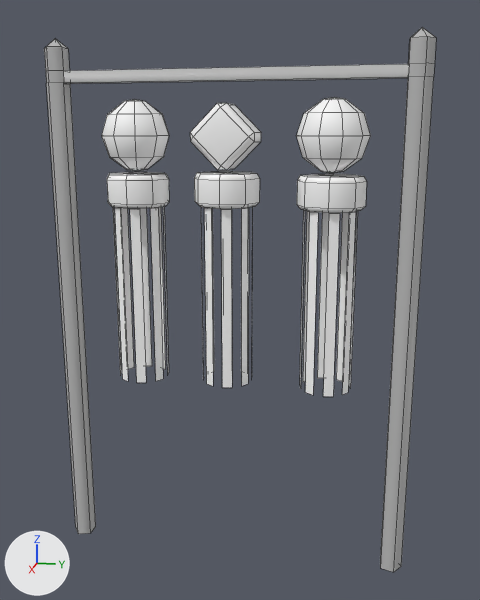
The FBX model ProjectFiles/Cultural Infusion/Assets/Meshes/Final/SL_Pole2.fbx, before and after one commit.
Before and after are seen from a camera (50 mm lens) standing at (7.9, 1.71, 5.51) and looking at (-0.06, 0.12, 3.52). The lights are fixed; the arrows at lower left show +X, +Y and +Z. Mesh edges are drawn as thin lines. Where no turn or scale is listed for an object, it has been applied to the vertices.

In view in the first picture: 'SL_Pole_2'.
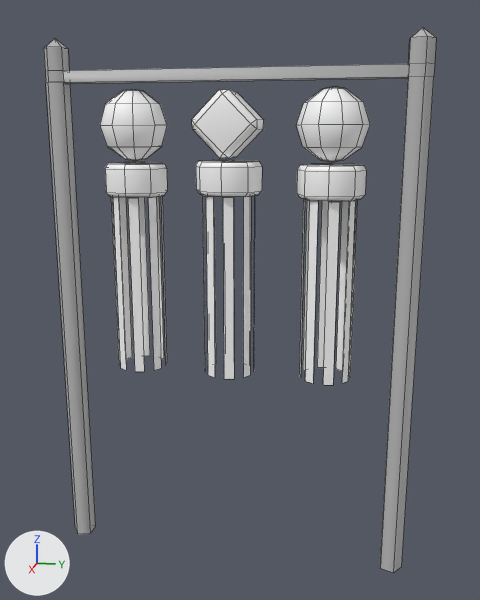
Pixel boxes (x1, y1, x2, y2) of what changed, in the pictures (480 x 600 px; the box of a moved part takes in the faces that stretch with it):
'SL_Pole_2', reshaped, moved: before (44, 27, 436, 572); after (44, 27, 436, 573)
part 1 of me_mesh, moved or reshaped: before (44, 27, 436, 572); after (44, 27, 436, 573)
part 2 of me_mesh, moved or reshaped: before (163, 206, 169, 373); after (161, 196, 167, 363)
part 3 of me_mesh, moved or reshaped: before (156, 207, 166, 370); after (156, 196, 164, 359)
part 4 of me_mesh, moved or reshaped: before (138, 208, 152, 366); after (138, 197, 150, 356)
part 5 of me_mesh, moved or reshaped: before (121, 208, 134, 369); after (118, 197, 132, 359)
part 6 of me_mesh, moved or reshaped: before (113, 207, 122, 376); after (111, 197, 120, 364)
part 7 of me_mesh, moved or reshaped: before (115, 208, 128, 381); after (113, 197, 126, 370)
part 8 of me_mesh, moved or reshaped: before (150, 208, 163, 381); after (148, 197, 161, 370)
part 9 of me_mesh, moved or reshaped: before (130, 209, 146, 383); after (128, 198, 144, 372)
part 10 of me_mesh, moved or reshaped: before (107, 172, 169, 209); after (105, 162, 167, 198)
part 11 of me_mesh, moved or reshaped: before (102, 100, 169, 171); after (100, 89, 167, 161)
part 12 of me_mesh, moved or reshaped: before (252, 207, 253, 237); after (254, 220, 255, 275)
part 13 of me_mesh, moved or reshaped: before (241, 208, 242, 372); after (243, 196, 249, 364)
part 14 of me_mesh, moved or reshaped: before (211, 208, 214, 372); after (208, 196, 216, 364)
part 15 of me_mesh, moved or reshaped: before (204, 208, 213, 386); after (206, 196, 215, 378)
part 16 of me_mesh, moved or reshaped: before (242, 208, 249, 386); after (244, 196, 251, 377)
part 17 of me_mesh, moved or reshaped: before (221, 209, 232, 388); after (223, 197, 234, 379)
part 18 of me_mesh, moved or reshaped: before (194, 171, 260, 209); after (196, 160, 262, 197)
part 19 of me_mesh, moved or reshaped: before (190, 103, 261, 170); after (192, 89, 264, 158)
part 20 of me_mesh, moved or reshaped: before (201, 222, 204, 378); after (202, 195, 205, 355)
part 21 of me_mesh, moved or reshaped: before (349, 211, 358, 389); after (349, 200, 358, 376)
part 22 of me_mesh, moved or reshaped: before (336, 212, 350, 382); after (336, 201, 349, 371)
part 23 of me_mesh, moved or reshaped: before (317, 212, 329, 378); after (317, 201, 332, 368)
part 24 of me_mesh, moved or reshaped: before (303, 211, 310, 382); after (303, 200, 312, 371)

What changed in the scene script:
```text
Change me_mesh:
    remove me_mesh.from_pydata(...)  # 389 vertices, 332 faces; spans x -0.4..0.4, y -2.28..2.28, z 0.0..6.59
    add me_mesh.from_pydata(...)  # 389 vertices, 332 faces; spans x -0.47..0.47, y -2.28..2.28, z -3.3..3.3
    me_mesh part 1: the loose piece of 42 vertices spanning x -0.14..0.14, y -2.28..2.28, z 0.0..6.59 is moved by (0.01, 0.0, -3.3)
    me_mesh part 2: the loose piece of 4 vertices spanning x -0.12..0.0, y -0.86..-0.84, z 2.41..4.62 is moved by (-0.07, -0.04, -3.18)
    me_mesh part 3: the loose piece of 4 vertices spanning x -0.29..-0.23, y -1.03..-0.93, z 2.41..4.62 is moved by (-0.07, -0.04, -3.18)
    me_mesh part 4: the loose piece of 4 vertices spanning x -0.32..-0.29, y -1.27..-1.16, z 2.41..4.62 is moved by (-0.07, -0.04, -3.18)
    me_mesh part 5: the loose piece of 4 vertices spanning x -0.22..-0.12, y -1.45..-1.38, z 2.41..4.62 is moved by (-0.07, -0.04, -3.18)
    me_mesh part 6: the loose piece of 4 vertices spanning x 0.0..0.12, y -1.47..-1.45, z 2.41..4.62 is moved by (-0.07, -0.04, -3.18)
    me_mesh part 7: the loose piece of 4 vertices spanning x 0.23..0.29, y -1.37..-1.27, z 2.41..4.62 is moved by (-0.07, -0.04, -3.18)
    me_mesh part 8: the loose piece of 4 vertices spanning x 0.12..0.22, y -0.93..-0.86, z 2.41..4.62 is moved by (-0.07, -0.04, -3.18)
    me_mesh part 9: the loose piece of 4 vertices spanning x 0.29..0.32, y -1.15..-1.03, z 2.41..4.62 is moved by (-0.07, -0.04, -3.18)
    me_mesh part 10: the loose piece of 41 vertices spanning x -0.4..0.4, y -1.55..-0.75, z 4.62..5.01 is moved by (-0.07, -0.04, -3.18)
    me_mesh part 11: the loose piece of 52 vertices spanning x -0.4..0.4, y -1.57..-0.73, z 5.04..5.88 is moved by (-0.07, -0.04, -3.18)
    me_mesh part 12: the loose piece of 4 vertices spanning x -0.12..0.0, y 0.26..0.28, z 2.43..4.64 is moved by (0.07, 0.04, -3.16)
    me_mesh part 13: the loose piece of 4 vertices spanning x -0.29..-0.23, y 0.09..0.19, z 2.43..4.64 is moved by (0.07, 0.04, -3.16)
    me_mesh part 14: the loose piece of 4 vertices spanning x -0.22..-0.12, y -0.33..-0.26, z 2.43..4.64 is moved by (0.07, 0.04, -3.16)
    me_mesh part 15: the loose piece of 4 vertices spanning x 0.23..0.29, y -0.26..-0.16, z 2.43..4.64 is moved by (0.07, 0.04, -3.16)
    me_mesh part 16: the loose piece of 4 vertices spanning x 0.12..0.22, y 0.19..0.26, z 2.43..4.64 is moved by (0.07, 0.04, -3.16)
    me_mesh part 17: the loose piece of 4 vertices spanning x 0.29..0.32, y -0.03..0.09, z 2.43..4.64 is moved by (0.07, 0.04, -3.16)
    me_mesh part 18: the loose piece of 41 vertices spanning x -0.4..0.4, y -0.44..0.37, z 4.64..5.03 is moved by (0.07, 0.04, -3.16)
    me_mesh part 19: the loose piece of 24 vertices spanning x -0.3..0.3, y -0.41..0.34, z 5.07..5.82 is moved by (0.07, 0.04, -3.16)
    me_mesh part 20: the loose piece of 4 vertices spanning x 0.0..0.12, y -0.35..-0.33, z 2.43..4.64 is moved by (0.07, 0.04, -3.16)
    me_mesh part 21: the loose piece of 4 vertices spanning x -0.12..0.0, y 1.5..1.53, z 2.41..4.62 is moved by (-0.07, -0.01, -3.18)
    me_mesh part 22: the loose piece of 4 vertices spanning x -0.29..-0.23, y 1.33..1.43, z 2.41..4.62 is moved by (-0.07, -0.01, -3.18)
    me_mesh part 23: the loose piece of 4 vertices spanning x -0.32..-0.29, y 1.09..1.21, z 2.41..4.62 is moved by (-0.07, -0.01, -3.18)
    me_mesh part 24: the loose piece of 4 vertices spanning x -0.22..-0.12, y 0.92..0.98, z 2.41..4.62 is moved by (-0.07, -0.01, -3.18)
    me_mesh part 25: the loose piece of 4 vertices spanning x 0.0..0.12, y 0.9..0.92, z 2.41..4.62 is moved by (-0.07, -0.01, -3.18)
    me_mesh part 26: the loose piece of 4 vertices spanning x 0.23..0.29, y 0.99..1.09, z 2.41..4.62 is moved by (-0.07, -0.01, -3.18)
    me_mesh part 27: the loose piece of 4 vertices spanning x 0.12..0.22, y 1.44..1.5, z 2.41..4.62 is moved by (-0.07, -0.01, -3.18)
    me_mesh part 28: the loose piece of 4 vertices spanning x 0.29..0.32, y 1.22..1.33, z 2.41..4.62 is moved by (-0.07, -0.01, -3.18)
    me_mesh part 29: the loose piece of 41 vertices spanning x -0.4..0.4, y 0.81..1.61, z 4.62..5.01 is moved by (-0.07, -0.01, -3.18)
    me_mesh part 30: a new loose piece of 52 vertices spanning x -0.47..0.33, y 0.78..1.62, z 1.87..2.71, in mat_t_circularstreamerlantern1_diffuse_mat1 (its picture is missing)
    me_mesh part 31: the loose piece of 52 vertices spanning x -0.4..0.4, y 0.79..1.63, z 5.04..5.88 is deleted
Change ob_sl_pole_2:
    ob_sl_pole_2.location: (0.0, 0.0, 0.06) -> (0.0, 0.0, 3.36)
```
